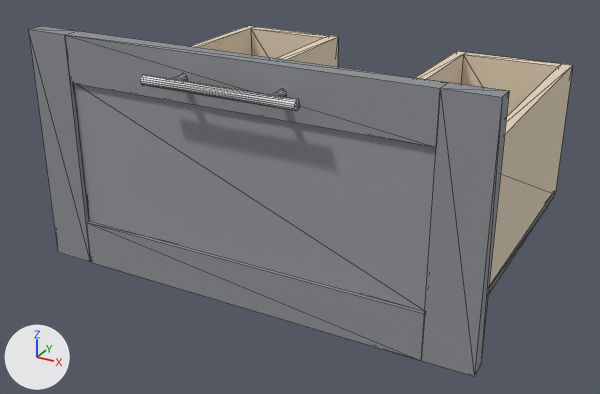
An edit to the glTF model 2026-161-C209-Te-kjokken/sim/skuff_K2_2.glb, drawn before and after from the same camera.
Both versions are drawn from a 50 mm camera at (1481.0, -738.0, 909.0) aimed at (982.0, 170.0, 455.0). Every picture has the same lights, and +X, +Y and +Z are marked at lower left. The older version comes first. Mesh edges are drawn as thin lines.
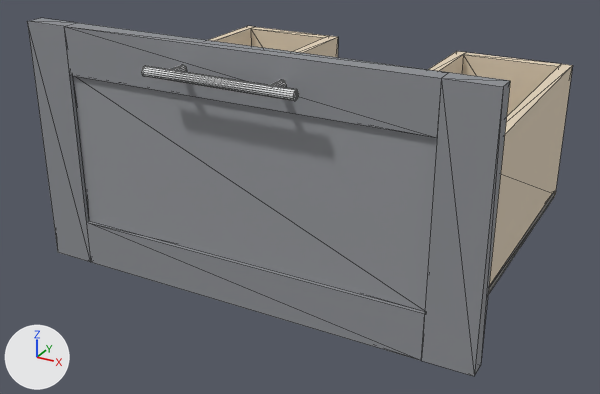
The newer file is also turned or shifted as a whole; pictures and numbers use the older file's frame.

Changed parts and their boxes (x1, y1, x2, y2) in the pictures (600 x 394 px; the box of a moved part takes in the faces that stretch with it):
'Mesh_0', reshaped: before (28, 26, 573, 376); after (27, 18, 573, 376)
part 1 of me_mesh_0, added: after (142, 66, 299, 101)
part 2 of me_mesh_0, cut back: before (140, 73, 300, 111); after (170, 65, 286, 87)
part 3 of me_mesh_0, moved or reshaped: before (28, 26, 509, 332); after (27, 18, 510, 332)

What changed in the scene script:
```text
Change me_mesh_0:
    used by ob_mesh_0; location = (0.0, 0.0, 0.0)
    verts and faces of me_mesh_0; kept vertices keep their numbers, new ones are numbered from 204
    before: 172 (752.0, 5.0, 625.0), 173 (752.0, 17.0, 625.0), 176 (1228.0, 5.0, 625.0), 178 (1228.0, 17.0, 625.0), 188 (692.0, 0.0, 685.0) at pixel (28, 29)
    before: 189 (692.0, 23.0, 685.0) at pixel (41, 25), 192 (752.0, 0.0, 685.0) at pixel (64, 34), 193 (752.0, 23.0, 685.0) at pixel (78, 30), 194 (752.0, 0.0, 625.0) at pixel (70, 82), 195 (752.0, 23.0, 625.0)
    before: 196 (1228.0, 0.0, 685.0) at pixel (440, 88), 197 (1228.0, 0.0, 625.0) at pixel (436, 147), 198 (1228.0, 23.0, 685.0) at pixel (448, 82), 199 (1228.0, 23.0, 625.0), 200 (1288.0, 0.0, 685.0) at pixel (502, 97)
    before: 202 (1288.0, 23.0, 685.0) at pixel (509, 90)
    remove me_mesh_0.from_pydata(...)  # 204 vertices, 388 faces; spans x 692.0..1288.0, y -35.0..465.0, z 375.0..685.0
    add me_mesh_0.from_pydata(...)  # 204 vertices, 388 faces; spans x 692.0..1288.0, y -34.0..465.0, z 375.0..695.0
    me_mesh_0 part 1: a new loose piece, a 16-sided cylinder along x spanning x 894.0..1086.0, y -34.0..-22.0, z 659.0..671.0, in mat_kjop_stal (white #e5e6e7)
    me_mesh_0 part 2
    78 vertices are removed from x 892.0..1088.0, y -35.0..0.0, z 649.0..661.0
    177 faces are deleted
    16 vertices move from x 922.0..1056.0, y -29.0..0.0, z 650.0..660.0 to x 922.0..1059.0, y -28.0..0.0, z 660.0..670.0
    30 vertices are added at x 921.0..1059.0, y -28.0..0.0, z 661.0..670.0
    10 new vertices lie (0.0, -28.0, 0.0) away from vertices in x 924.0..1056.0, y -29.0..0.0, z 650.0..660.0
    6 new vertices lie (0.0, 28.0, 0.0) away from vertices in x 928.0..1058.0, y -28.0, z 661.0..670.0
    117 new faces join them, mat_kjop_stal (white #e5e6e7)
    me_mesh_0 part 3
    add for i in [172, 173, 176, 178, 188, 189, *range(192, 201), 202]: verts[i] += (0.0, 0.0, 10.0)
```
